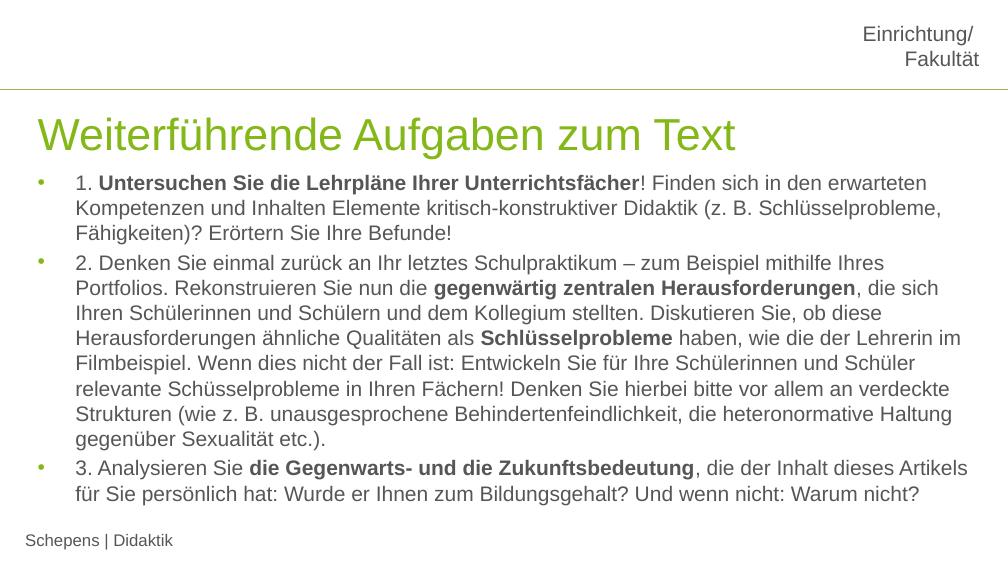
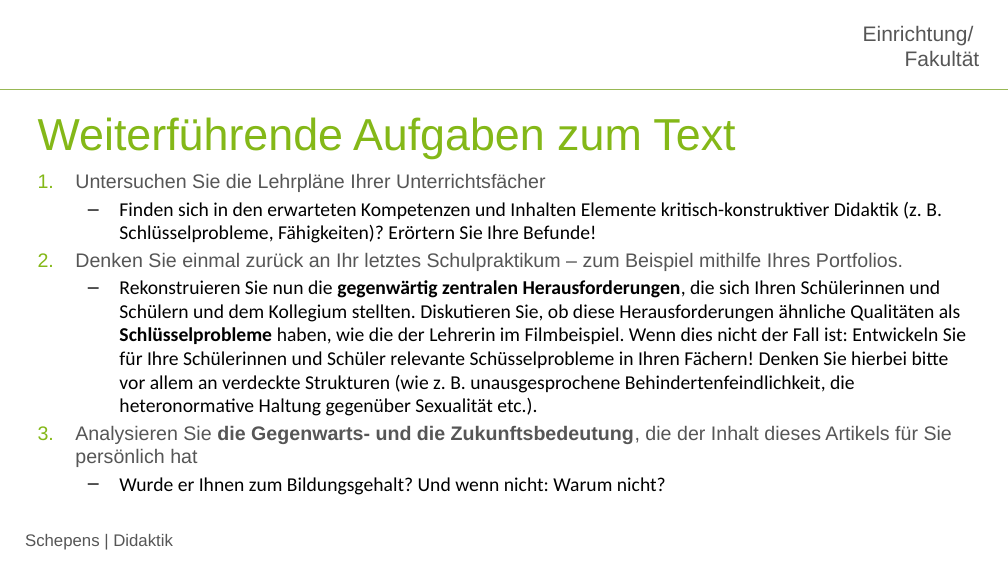
Before and after one commit to jobschepens/didakt22, a slide deck: slide 15 of folien/week7.pptx. Drawn at 1008x567 pixels with LibreOffice and Linux fonts; fonts in the diff are those of the drawing; background and template pictures are left out. Boxes give left, top, right and bottom in pixels: in the first picture for what was removed or moved away, otherwise in the second. Text is boxed around its words. In the diff, an @@ line names an element or a change of style, - is before the commit and + after.

Commit message:
w7

```diff
--- a/folien/week7.pptx
+++ b/folien/week7.pptx
@@ text at box(75, 174, 966, 495): text changed; size 15 to 14 pt; font Arial to Calibri; text colour #565656 to #000000 @@
-• 1. Untersuchen Sie die Lehrpläne Ihrer Unterrichtsfächer! Finden sich in den erwarteten Kompetenzen und Inhalten Elemente kritisch-konstruktiver Didaktik (z. B. Schlüsselprobleme, Fähigkeiten)? Erörtern Sie Ihre Befunde!
-• 2. Denken Sie einmal zurück an Ihr letztes Schulpraktikum – zum Beispiel mithilfe Ihres Portfolios. Rekonstruieren Sie nun die gegenwärtig zentralen Herausforderungen, die sich Ihren Schülerinnen und Schülern und dem Kollegium stellten. Diskutieren Sie, ob diese Herausforderungen ähnliche Qualitäten als Schlüsselprobleme haben, wie die der Lehrerin im Filmbeispiel. Wenn dies nicht der Fall ist: Entwickeln Sie für Ihre Schülerinnen und Schüler relevante Schüsselprobleme in Ihren Fächern! Denken Sie hierbei bitte vor allem an verdeckte Strukturen (wie z. B. unausgesprochene Behindertenfeindlichkeit, die heteronormative Haltung gegenüber Sexualität etc.).
-• 3. Analysieren Sie die Gegenwarts- und die Zukunftsbedeutung, die der Inhalt dieses Artikels für Sie persönlich hat: Wurde er Ihnen zum Bildungsgehalt? Und wenn nicht: Warum nicht?
+1. Untersuchen Sie die Lehrpläne Ihrer Unterrichtsfächer
+  – Finden sich in den erwarteten Kompetenzen und Inhalten Elemente kritisch-konstruktiver Didaktik (z. B. Schlüsselprobleme, Fähigkeiten)? Erörtern Sie Ihre Befunde!
+2. Denken Sie einmal zurück an Ihr letztes Schulpraktikum – zum Beispiel mithilfe Ihres Portfolios.
+  – Rekonstruieren Sie nun die gegenwärtig zentralen Herausforderungen, die sich Ihren Schülerinnen und Schülern und dem Kollegium stellten. Diskutieren Sie, ob diese Herausforderungen ähnliche Qualitäten als Schlüsselprobleme haben, wie die der Lehrerin im Filmbeispiel. Wenn dies nicht der Fall ist: Entwickeln Sie für Ihre Schülerinnen und Schüler relevante Schüsselprobleme in Ihren Fächern! Denken Sie hierbei bitte vor allem an verdeckte Strukturen (wie z. B. unausgesprochene Behindertenfeindlichkeit, die heteronormative Haltung gegenüber Sexualität etc.).
+3. Analysieren Sie die Gegenwarts- und die Zukunftsbedeutung, die der Inhalt dieses Artikels für Sie persönlich hat
+  – Wurde er Ihnen zum Bildungsgehalt? Und wenn nicht: Warum nicht?
```
Also in this commit, not shown: 2 other slides changed, 1 slide added, 1 slide removed.
